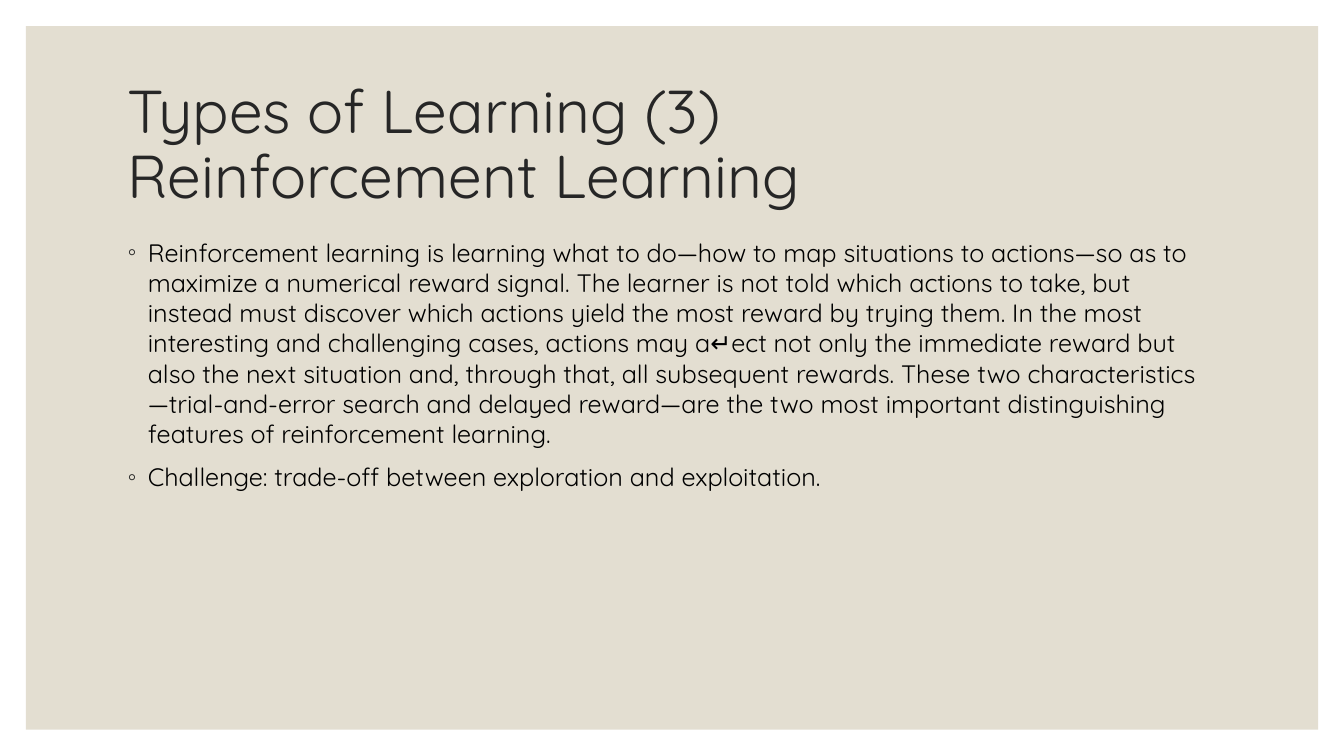
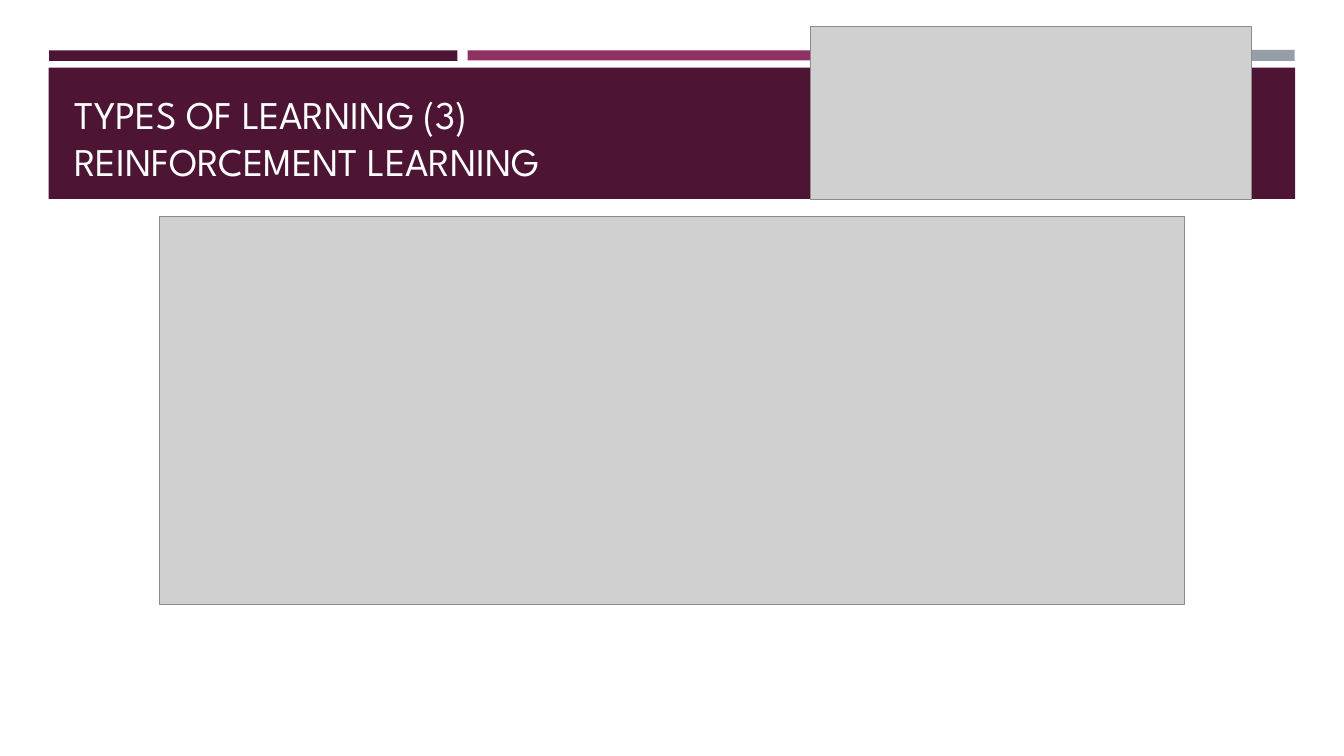
Before and after one commit to Boty22/Global-AI-Bootcamp-DRL, a slide deck: slide 7 of From RL to DRL.pptx (slide 8 before the commit). Drawn at 1344x756 pixels with LibreOffice and Linux fonts; fonts in the diff are those of the drawing; grey boxes stand for pictures. Boxes give left, top, right and bottom in pixels: in the first picture for what was removed or moved away, otherwise in the second. Text is boxed around its words. In the diff, an @@ line names an element or a change of style, - is before the commit and + after.

Commit message:
botcamp ppt design

```diff
--- a/From RL to DRL.pptx
+++ b/From RL to DRL.pptx
@@ rectangle removed at (26,26,1319,730) @@
@@ picture added at (811,27,1252,200) @@
@@ rectangle added at (49,50,458,60), fill #4D1434 @@
@@ rectangle added at (468,50,876,60), fill #903163 @@
@@ rectangle added at (886,50,1295,62), fill #969FA7 @@
@@ rectangle added at (48,68,1296,199), fill #4D1434 @@
@@ title "TYPES OF LEARNING (3) REINFORCEMENT ..." at (74,102,540,177): vertical alignment middle to bottom @@
@@ title at (74,102,540,177): text changed; size 43.2 to 28 pt; font Quicksand to League Spartan; text colour #262626 to #FFFFFF @@
-Types of Learning (3)
-Reinforcement Learning
+TYPES OF LEARNING (3)
+REINFORCEMENT LEARNING
@@ picture added at (159,217,1186,605) @@
@@ text removed at (148,243,1196,491) @@
-◦ Reinforcement learning is learning what to do—how to map situations to actions—so as to maximize a numerical reward signal. The learner is not told which actions to take, but instead must discover which actions yield the most reward by trying them. In the most interesting and challenging cases, actions may a↵ect not only the immediate reward but also the next situation and, through that, all subsequent rewards. These two characteristics—trial-and-error search and delayed reward—are the two most important distinguishing features of reinforcement learning.
-◦ Challenge: trade-off between exploration and exploitation.
```
Also in this commit, not shown: 14 other slides changed, 3 slides added, 2 slides removed, 4 other files.
